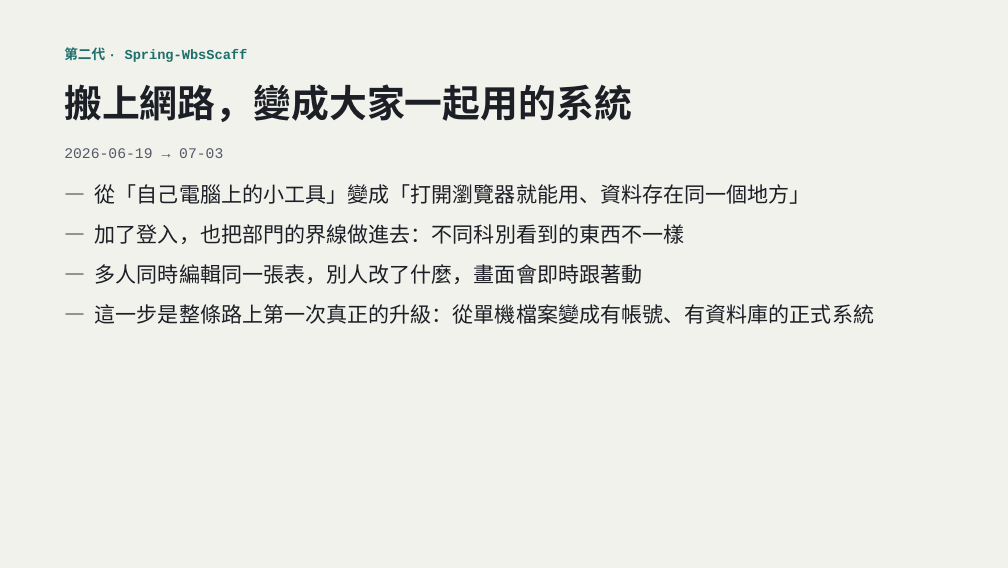
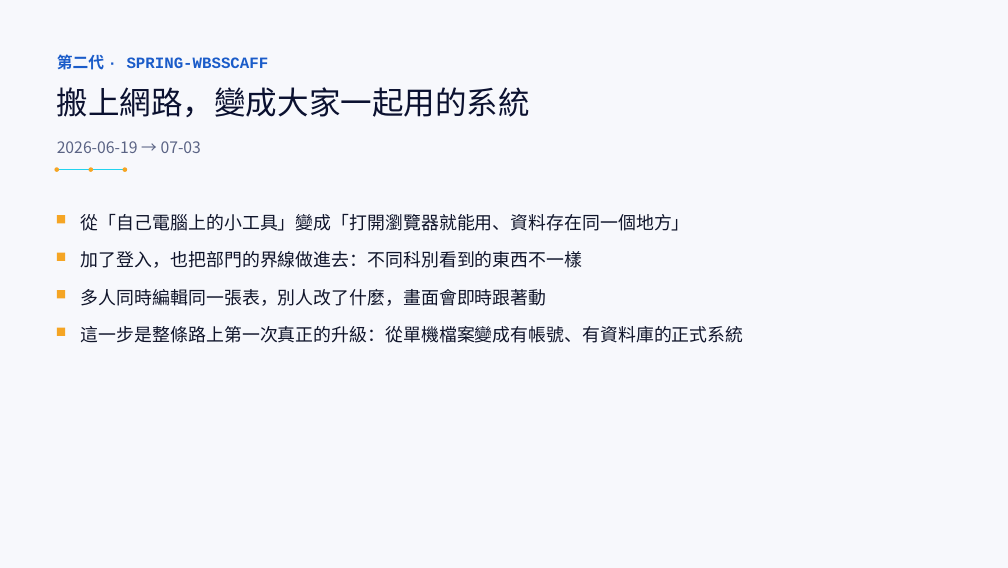
Before and after one commit to LinGaOscar/Spring-MissionBoard, a slide deck: slide 11 of docs/從HTML到SaaS_AI開發技巧回顧.pptx. Drawn at 1008x568 pixels with LibreOffice and Linux fonts; fonts in the diff are those of the drawing. Boxes give left, top, right and bottom in pixels: in the first picture for what was removed or moved away, otherwise in the second. Text is boxed around its words. In the diff, an @@ line names an element or a change of style, - is before the commit and + after.

Commit message:
docs: 簡報全 27 頁視覺重新設計
改用深靛藍／電光青／琥珀黃色系，封面與收尾 Q&A 頁改深色背景。開發歷程頁改時間軸視覺、數字統計頁改 KPI 儀表板風格、開發流程頁改流程圖、SaaS 與重構動機兩頁改左右對照面板。真實對話紀錄兩頁重新核對原始群組圖形裡的逐字內容，避免上次擷取遺漏。畫面截圖統一加外框與角標。內容全部沿用原文，純視覺改版。

```diff
--- a/docs/從HTML到SaaS_AI開發技巧回顧.pptx
+++ b/docs/從HTML到SaaS_AI開發技巧回顧.pptx
@@ background #F2F2EC to #F7F8FC @@
@@ text at (57, 54, 269, 70): text changed; size 13 to 15 pt; text colour #1F6F6B to #1B5CC9 @@
-第二代 · Spring-WbsScaff
+第二代 · SPRING-WBSSCAFF
@@ text "搬上網路，變成大家一起用的系統": place and size @@
-text "搬上網路，變成大家一起用的系統" at (64, 84, 632, 122)
+text "搬上網路，變成大家一起用的系統" at (57, 87, 530, 117)
@@ text "搬上網路，變成大家一起用的系統" at (57, 87, 530, 117): size 36 to 30 pt, font Arial to Noto Sans CJK SC, text colour #1C1F26 to #0B1130, bold off @@
@@ text "2026-06-19 → 07-03" at (57, 141, 201, 153): size 14 to 15 pt, font Courier New to Noto Sans CJK SC, text colour #55596A to #5B6485 @@
@@ ellipse added at (54, 167, 59, 172), fill #F5A524 @@
@@ line added from (57, 170) to (125, 170), #22D3EE 1.5 pt @@
@@ ellipse added at (89, 167, 93, 172), fill #F5A524 @@
@@ ellipse added at (123, 167, 127, 172), fill #F5A524 @@
@@ rectangle added at (57, 215, 65, 223), fill #F5A524 @@
@@ text added at (81, 214, 690, 231), 17 pt, text #10152B @@
+從「自己電腦上的小工具」變成「打開瀏覽器就能用、資料存在同一個地方」
@@ rectangle added at (57, 253, 65, 261), fill #F5A524 @@
@@ text added at (81, 251, 582, 268), 17 pt, text #10152B @@
+加了登入，也把部門的界線做進去：不同科別看到的東西不一樣
@@ rectangle added at (57, 290, 65, 298), fill #F5A524 @@
@@ text added at (81, 289, 547, 306), 17 pt, text #10152B @@
+多人同時編輯同一張表，別人改了什麼，畫面會即時跟著動
@@ rectangle added at (57, 328, 65, 336), fill #F5A524 @@
@@ text at (81, 326, 744, 343): text changed; size 20 to 17 pt; font Arial to Noto Sans CJK SC; text colour #1C1F26 to #10152B @@
-— 從「自己電腦上的小工具」變成「打開瀏覽器就能用、資料存在同一個地方」
-— 加了登入，也把部門的界線做進去：不同科別看到的東西不一樣
-— 多人同時編輯同一張表，別人改了什麼，畫面會即時跟著動
-— 這一步是整條路上第一次真正的升級：從單機檔案變成有帳號、有資料庫的正式系統
+這一步是整條路上第一次真正的升級：從單機檔案變成有帳號、有資料庫的正式系統
```
Also in this commit, not shown: 26 other slides changed.
